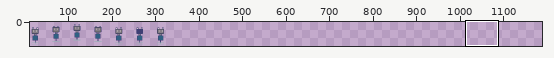
Two states of a sprite sheet, Assets/player.png. The picture above shows the old version from afar; the outline marks the close-up.
Close-up. As it was:
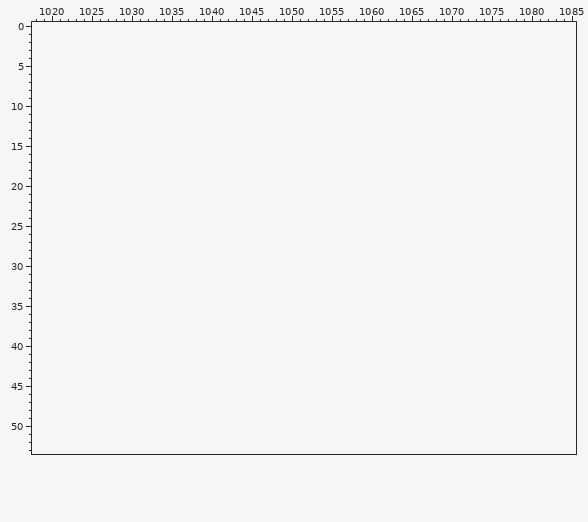
The file is 336x64 pixels. Shown: x 1018..1085, y 0..53. The old version is drawn lined up with the new one, on the new canvas. The wide view leaves out empty margins. The commit also changed other parts of the picture, which this record leaves out.
Palette (. is transparent): 
Pixels before (only the part around the change), first column x 1018:
 2 ....................................................................
 3 ....................................................................
 4 ....................................................................
 5 ....................................................................
 6 ....................................................................
 7 ....................................................................
 8 ....................................................................
 9 ....................................................................
10 ....................................................................
11 ....................................................................
12 ....................................................................
13 ....................................................................
14 ....................................................................
15 ....................................................................
16 ....................................................................
17 ....................................................................
18 ....................................................................
19 ....................................................................
20 ....................................................................
21 ....................................................................
22 ....................................................................
23 ....................................................................
24 ....................................................................
25 ....................................................................
26 ....................................................................
27 ....................................................................
28 ....................................................................
29 ....................................................................
30 ....................................................................
31 ....................................................................
32 ....................................................................
33 ....................................................................
34 ....................................................................
35 ....................................................................
36 ....................................................................
37 ....................................................................
38 ....................................................................
39 ....................................................................
40 ....................................................................
41 ....................................................................
42 ....................................................................
43 ....................................................................
44 ....................................................................
45 ....................................................................
46 ....................................................................
47 ....................................................................
48 ....................................................................
49 ....................................................................
50 ....................................................................
51 ....................................................................
52 ....................................................................
53 ....................................................................
The same view after the edit:
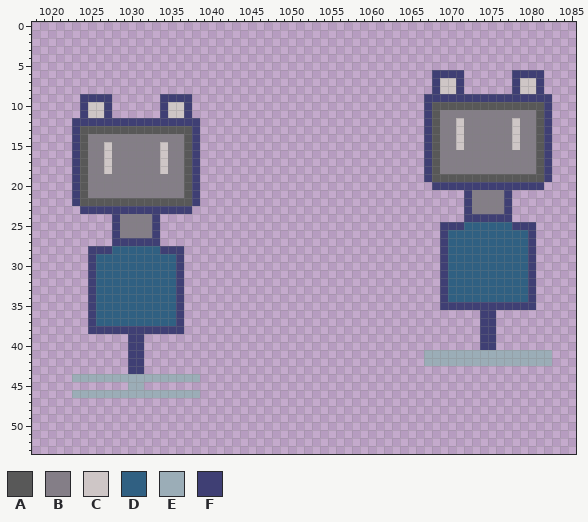
Colours new in this view: A #585858  B #847e87  C #cec6c6  D #306082  E #9badb7  F #3f3f74
From old to new:
canvas 336x64 -> 1200x64
Changed rows in their new state; - is an unchanged pixel.
first column x 1023:
 6 ---------------------------------------------FFFF------FFFF-
 7 ---------------------------------------------FCCF------FCCF-
 8 ---------------------------------------------FCCF------FCCF-
 9 -FFFF------FFFF-----------------------------FFFFFFFFFFFFFFFF
10 -FCCF------FCCF-----------------------------FAAAAAAAAAAAAAAF
11 -FCCF------FCCF-----------------------------FABBBBBBBBBBBBAF
12 FFFFFFFFFFFFFFFF----------------------------FABBCBBBBBBCBBAF
13 FAAAAAAAAAAAAAAF----------------------------FABBCBBBBBBCBBAF
14 FABBBBBBBBBBBBAF----------------------------FABBCBBBBBBCBBAF
15 FABBCBBBBBBCBBAF----------------------------FABBCBBBBBBCBBAF
16 FABBCBBBBBBCBBAF----------------------------FABBBBBBBBBBBBAF
17 FABBCBBBBBBCBBAF----------------------------FABBBBBBBBBBBBAF
18 FABBCBBBBBBCBBAF----------------------------FABBBBBBBBBBBBAF
19 FABBBBBBBBBBBBAF----------------------------FAAAAAAAAAAAAAAF
20 FABBBBBBBBBBBBAF-----------------------------FFFFFFFFFFFFFF-
21 FABBBBBBBBBBBBAF---------------------------------FBBBBF-----
22 FAAAAAAAAAAAAAAF---------------------------------FBBBBF-----
23 -FFFFFFFFFFFFFF----------------------------------FBBBBF-----
24 -----FBBBBF--------------------------------------FFFFFF-----
25 -----FBBBBF-----------------------------------FFFDDDDDDFFF--
26 -----FBBBBF-----------------------------------FDDDDDDDDDDF--
27 -----FFFFFF-----------------------------------FDDDDDDDDDDF--
28 --FFFDDDDDDFFF--------------------------------FDDDDDDDDDDF--
29 --FDDDDDDDDDDF--------------------------------FDDDDDDDDDDF--
30 --FDDDDDDDDDDF--------------------------------FDDDDDDDDDDF--
31 --FDDDDDDDDDDF--------------------------------FDDDDDDDDDDF--
32 --FDDDDDDDDDDF--------------------------------FDDDDDDDDDDF--
33 --FDDDDDDDDDDF--------------------------------FDDDDDDDDDDF--
34 --FDDDDDDDDDDF--------------------------------FDDDDDDDDDDF--
35 --FDDDDDDDDDDF--------------------------------FFFFFFFFFFFF--
36 --FDDDDDDDDDDF-------------------------------------FF-------
37 --FDDDDDDDDDDF-------------------------------------FF-------
38 --FFFFFFFFFFFF-------------------------------------FF-------
39 -------FF------------------------------------------FF-------
40 -------FF------------------------------------------FF-------
41 -------FF-----------------------------------EEEEEEEEEEEEEEEE
42 -------FF-----------------------------------EEEEEEEEEEEEEEEE
43 -------FF---------------------------------------------------
44 EEEEEEEEEEEEEEEE--------------------------------------------
45 -------EE---------------------------------------------------
46 EEEEEEEEEEEEEEEE--------------------------------------------
